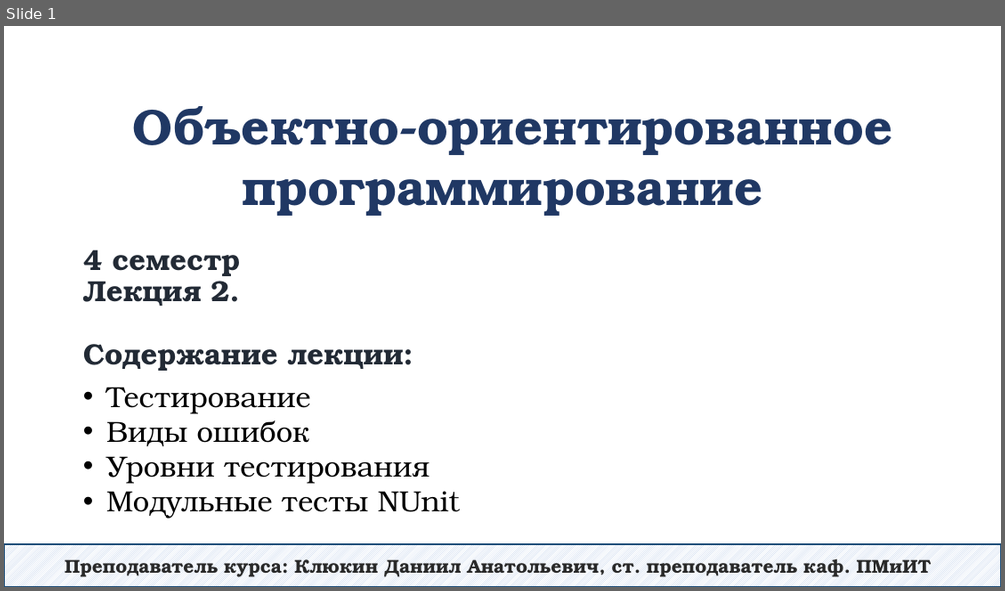
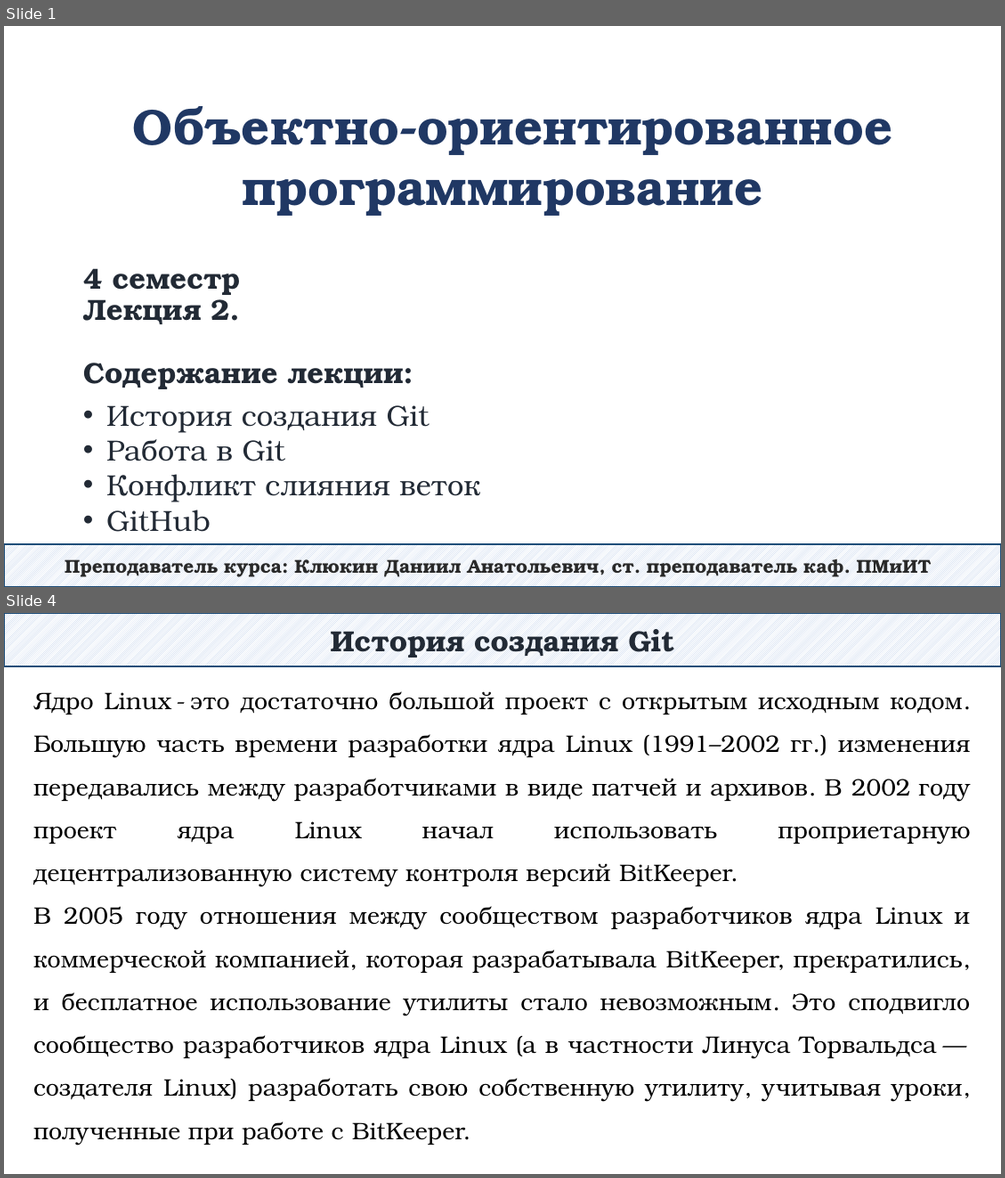
Before and after one commit to DaniilKlyukin/OOP-4, a slide deck: Лекции/ООП 1 лек 2.pptx. Shown one above the other, each under a label of ours: slide 1 before the commit, slides 1 and 4 after it; the slides between them are not shown. The pictures are 1005x591 and 1005x1178 pixels, drawn with LibreOffice and Linux fonts; fonts in the diff are those of the drawing. Boxes give left, top, right and bottom in pixels: in the first picture for what was removed or moved away, otherwise in the second. Text is boxed around its words. In the diff, an @@ line names an element or a change of style, - is before the commit and + after.

```diff
--- a/Лекции/ООП 1 лек 2.pptx
+++ b/Лекции/ООП 1 лек 2.pptx
@@ slide 4 added at (x1=4, y1=613, x2=1001, y2=1174), background #FFFFFF @@
@@ rectangle added at (x1=4, y1=613, x2=1001, y2=666), fill pattern #B4C7E7 on #FFFFFF, outline #1F4E79 1.25 pt, 28 pt, text #222A35, bold @@
+История создания Git
@@ text added at (x1=33, y1=691, x2=971, y2=1145), 23 pt, text #000000 @@
+Ядро Linux - это достаточно большой проект с открытым исходным кодом. Большую часть времени разработки ядра Linux (1991–2002 гг.) изменения передавались между разработчиками в виде патчей и архивов. В 2002 году проект ядра Linux начал использовать проприетарную децентрализованную систему контроля версий BitKeeper.
+В 2005 году отношения между сообществом разработчиков ядра Linux и коммерческой компанией, которая разрабатывала BitKeeper, прекратились, и бесплатное использование утилиты стало невозможным. Это сподвигло сообщество разработчиков ядра Linux (а в частности Линуса Торвальдса — создателя Linux) разработать свою собственную утилиту, учитывая уроки, полученные при работе с BitKeeper.
@@ slide 1 changed as well @@
@@ title "4 семестр Лекция 2. Содержание ..." moved from (x1=83, y1=249, x2=404, y2=370) to (x1=83, y1=268, x2=404, y2=389) @@
@@ text at (x1=106, y1=405, x2=480, y2=532): text changed; text colour #000000 to #222A35 @@
-• Тестирование
-• Виды ошибок
-• Уровни тестирования
-• Модульные тесты NUnit
+• История создания Git
+• Работа в Git
+• Конфликт слияния веток
+• GitHub
```
Also in this commit, not shown: 52 other slides added, 26 slides removed, 4 other files.
